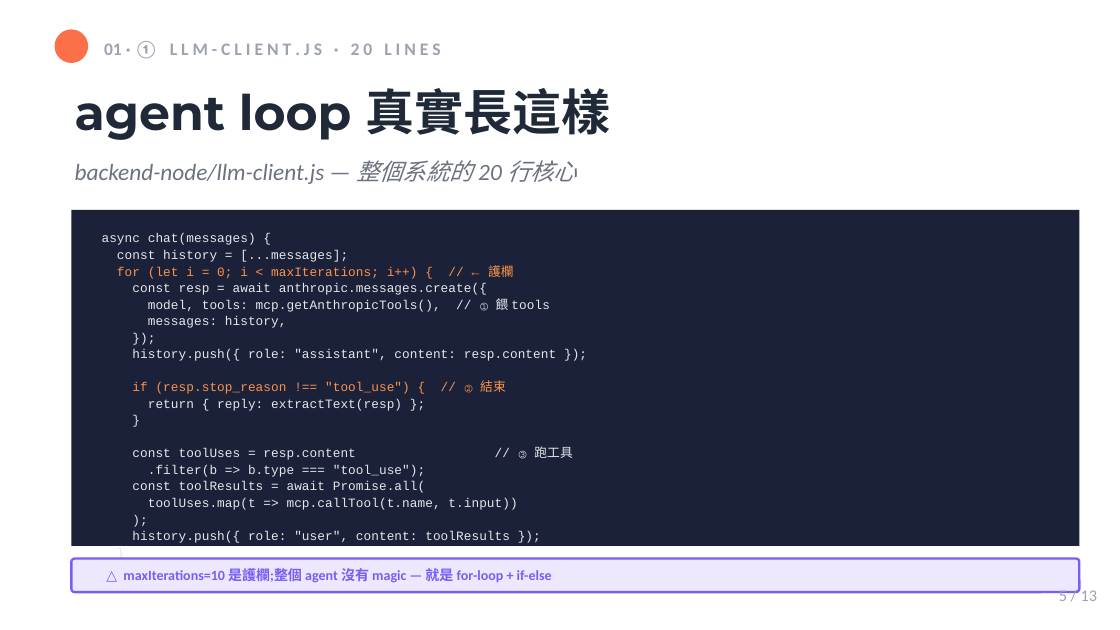
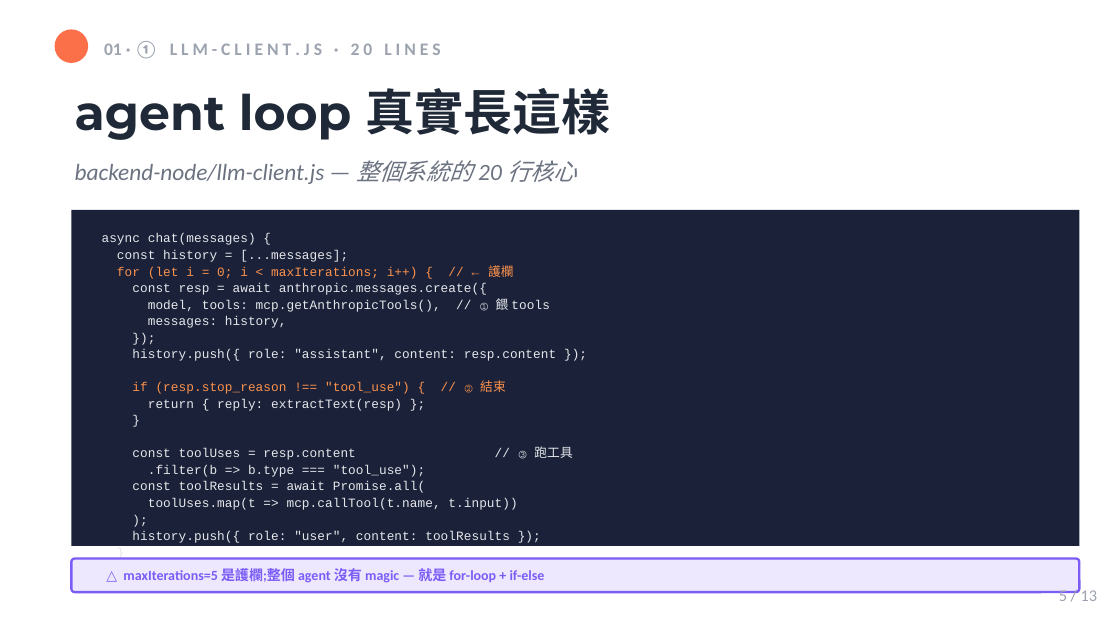
Before and after one commit to mjib007/nchu-mcp-workshop-2026, a slide deck: slide 5 of slides/04-hands-on-lab.pptx. Drawn at 1120x630 pixels with LibreOffice and Linux fonts; fonts in the diff are those of the drawing. Boxes give left, top, right and bottom in pixels: in the first picture for what was removed or moved away, otherwise in the second. Text is boxed around its words. In the diff, an @@ line names an element or a change of style, - is before the commit and + after.

Commit message:
chore: maxIterations 預設 10 → 5
兩個 LLM client(Claude + OpenAI 版)的 chat() 預設 maxIterations 從 10 改 5。
build-04-slides.py 護欄那句的 maxIterations=10 同步改 5 + 重 build 04 pptx。

```diff
--- a/slides/04-hands-on-lab.pptx
+++ b/slides/04-hands-on-lab.pptx
@@ text at bbox=[123, 567, 545, 585]: text changed @@
-△ maxIterations=10 是護欄;整個 agent 沒有 magic — 就是 for-loop + if-else
+△ maxIterations=5 是護欄;整個 agent 沒有 magic — 就是 for-loop + if-else
```
Also in this commit, not shown: 3 other files.
